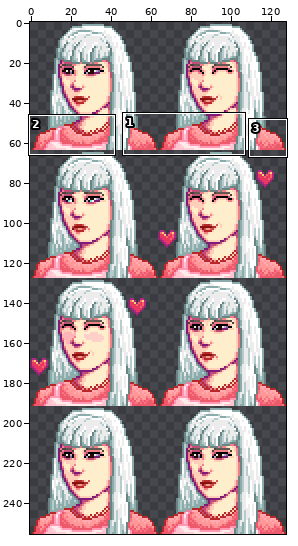
Edited in one commit: sprite sheet (assets/characters/Niko/niko_portraits.png). The first picture is a wide view before the edit; the outline marks the close-up.
Close-up. Before:
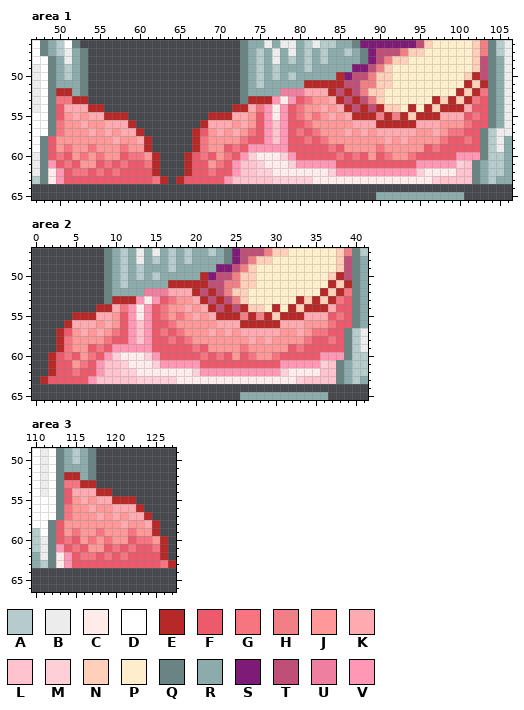
The file is 128x256 pixels. Colours within 5 levels of each other are drawn and written as one. Shown: area 1: x 47..106, y 46..65; area 2: x 0..41, y 47..65; area 3: x 110..127, y 49..66. The commit also changed other parts of the picture, which this record leaves out.
Palette (. is transparent): A #b6cbcb  B #ececec  C #ffecea  D #ffffff  E #b72828  F #ec5a6b  G #f67581  H #f08086  J #ff9898  K #ffaab0  L #ffc3ce  M #ffcfd8  N #ffcfb9  P #ffeecc  Q #6a8383  R #8cacac  S #7e1b77  T #c04f77  U #ef7fa0  V #ff97b5
And afterwards:
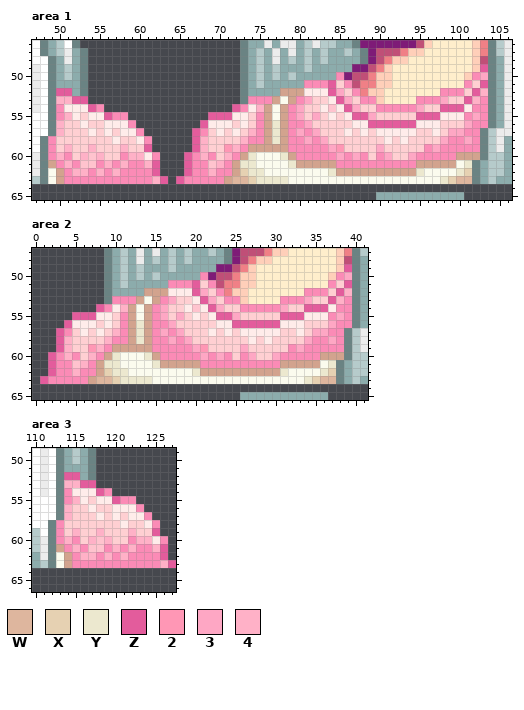
Colours new in this view: W #deb69e  X #e6d1b2  Y #ece8cf  Z #e35c9c  2 #ff97b5  3 #fea7c4  4 #ffb1c7
Changes in this commit:
colour C: #ffecea -> #fbfbee
colour F: #ec5a6b -> #fb8bb6
colour J: #ff9898 -> #ffcfd2
colour K: #ffaab0 -> #ffecea
colour V: #ff97b5 -> #d2a38e
Area 1:
y 49: x 103 T -> Z
y 50: x 85 E -> F; x 102..103 ET -> F3
y 51: x 81..86 EEEEET -> FFFZJF; x 101..103 ENE -> FJZ
y 52: x 50..51 EE -> ZZ; x 78..80 UUU -> VVV; x 84..87 ETET -> Z3JF; x 98..103 PPENEG -> FFFJZ4
y 53: x 50..53 GGEE -> 44ZZ; x 74..76 EEE -> FFF; x 81 G -> 3; x 85..89 ETETH -> Z3JFF; x 95..102 PPENENEG -> FFF3JJZ4
y 54: x 54..55 EE -> ZF; x 72..73 EE -> ZF; x 75 G -> 4; x 80 G -> 3; x 84 J -> L; x 86..100 ETETENNPEPENEEE -> Z3JJFFFFF3JJZZZ
y 55: x 51 J -> 4; x 56..58 EEE -> ZFF; x 69..71 EEE -> ZZZ; x 80 G -> 3; x 82 G -> 3; x 87..97 EEEHEHENEEE -> ZZ3JJJJJZZZ; x 102 G -> 3
y 56: x 50 G -> 4; x 59 E -> F; x 68 E -> Z; x 77 L -> Y; x 81 G -> 3; x 89..94 KEEEEE -> ZZZZZZ; x 101 G -> 3
y 57: x 50 G -> 4; x 60 E -> F; x 67 E -> Z; x 74 G -> 4; x 77 L -> Y; x 80 G -> 3; x 82 G -> 3; x 99..100 GG -> 33
y 58: x 61 E -> F; x 67..68 EG -> Z4; x 73 G -> 4; x 77 L -> Y; x 81 G -> 3; x 83 G -> 3; x 98 G -> 3; x 101 G -> 3
y 59: x 51 G -> 4; x 54 G -> 4; x 58 G -> 4; x 61 E -> Z; x 67..68 EG -> Z4; x 71..72 FG -> 24; x 84..85 GF -> 32; x 90 G -> 3; x 97 G -> 3
y 60: x 50 G -> 4; x 53..55 GJG -> 4L4; x 59..62 GGJE -> 44KF; x 66 E -> Z; x 68 G -> 4; x 71 G -> 4; x 74 M -> Y; x 78 M -> Y; x 85 G -> 3; x 87 G -> 3; x 91 G -> 3; x 94 G -> 3
y 61: x 51 G -> 4; x 53..54 JJ -> LL; x 56 G -> 4; x 58 G -> 4; x 61..62 GE -> 4Z; x 66 E -> Z; x 69..70 JG -> L4; x 73..75 LLM -> YYC; x 79 M -> Y; x 100..101 ML -> CY
y 62: x 52..53 GG -> 44; x 55 G -> 4; x 57 G -> 4; x 62 E -> Z; x 66 E -> Z; x 69 G -> 4; x 73..76 LLMM -> XYYC; x 84 M -> Y; x 95 M -> Y; x 100..101 LL -> YX
y 63: x 62..63 GE -> 4Z; x 65 E -> Z; x 72..81 LLLLLMMMMM -> WWXYYYYCCC; x 97..101 MLLLL -> CYXWW
Area 2:
y 49: x 39 T -> Z
y 50: x 21 E -> F; x 38..39 ET -> F3
y 51: x 17..22 EEEEET -> FFFZJF; x 37..39 ENE -> FJZ
y 52: x 14..16 UUU -> VVV; x 20..23 ETET -> Z3JF; x 34..39 PPENEG -> FFFJZ4
y 53: x 10..12 EEE -> FFF; x 17 G -> 3; x 21..25 ETETH -> Z3JFF; x 31..38 PPENENEG -> FFF3JJZ4
y 54: x 8..9 EE -> ZF; x 11 G -> 4; x 16 G -> 3; x 20 J -> L; x 22..36 ETETENNPEPENEEE -> Z3JJFFFFF3JJZZZ
y 55: x 5..7 EEE -> ZZZ; x 16 G -> 3; x 18 G -> 3; x 23..33 EEEHEHENEEE -> ZZ3JJJJJZZZ; x 38 G -> 3
y 56: x 4 E -> Z; x 13 L -> Y; x 17 G -> 3; x 25..30 KEEEEE -> ZZZZZZ; x 37 G -> 3
y 57: x 3 E -> Z; x 10 G -> 4; x 13 L -> Y; x 16 G -> 3; x 18 G -> 3; x 35..36 GG -> 33
y 58: x 3..4 EG -> Z4; x 9 G -> 4; x 13 L -> Y; x 17 G -> 3; x 19 G -> 3; x 34 G -> 3; x 37 G -> 3
y 59: x 3..4 EG -> Z4; x 7..8 FG -> 24; x 20..21 GF -> 32; x 26 G -> 3; x 33 G -> 3
y 60: x 2 E -> Z; x 4 G -> 4; x 7 G -> 4; x 10 M -> Y; x 14 M -> Y; x 21 G -> 3; x 23 G -> 3; x 27 G -> 3; x 30 G -> 3
y 61: x 2 E -> Z; x 5..6 JG -> L4; x 9..11 LLM -> YYC; x 15 M -> Y; x 36..37 ML -> CY
y 62: x 2 E -> Z; x 5 G -> 4; x 9..12 LLMM -> XYYC; x 20 M -> Y; x 31 M -> Y; x 36..37 LL -> YX
y 63: x 1 E -> Z; x 8..17 LLLLLMMMMM -> WWXYYYYCCC; x 33..37 MLLLL -> CYXWW
Area 3:
y 52: x 114..115 EE -> ZZ
y 53: x 114..117 GGEE -> 44ZZ
y 54: x 118..119 EE -> ZF
y 55: x 115 J -> 4; x 120..122 EEE -> ZFF
y 56: x 114 G -> 4; x 123 E -> F
y 57: x 114 G -> 4; x 124 E -> F
y 58: x 125 E -> F
y 59: x 115 G -> 4; x 118 G -> 4; x 122 G -> 4; x 125 E -> Z
y 60: x 114 G -> 4; x 117..119 GJG -> 4L4; x 123..126 GGJE -> 44KF
y 61: x 115 G -> 4; x 117..118 JJ -> LL; x 120 G -> 4; x 122 G -> 4; x 125..126 GE -> 4Z
y 62: x 116..117 GG -> 44; x 119 G -> 4; x 121 G -> 4; x 126 E -> Z
y 63: x 126..127 GE -> 4Z
Pixel boxes of the changes (left, top, right, bottom) in both close-ups:
changed: (48, 64, 488, 184)
changed: (40, 264, 352, 384)
changed: (56, 472, 176, 568)
